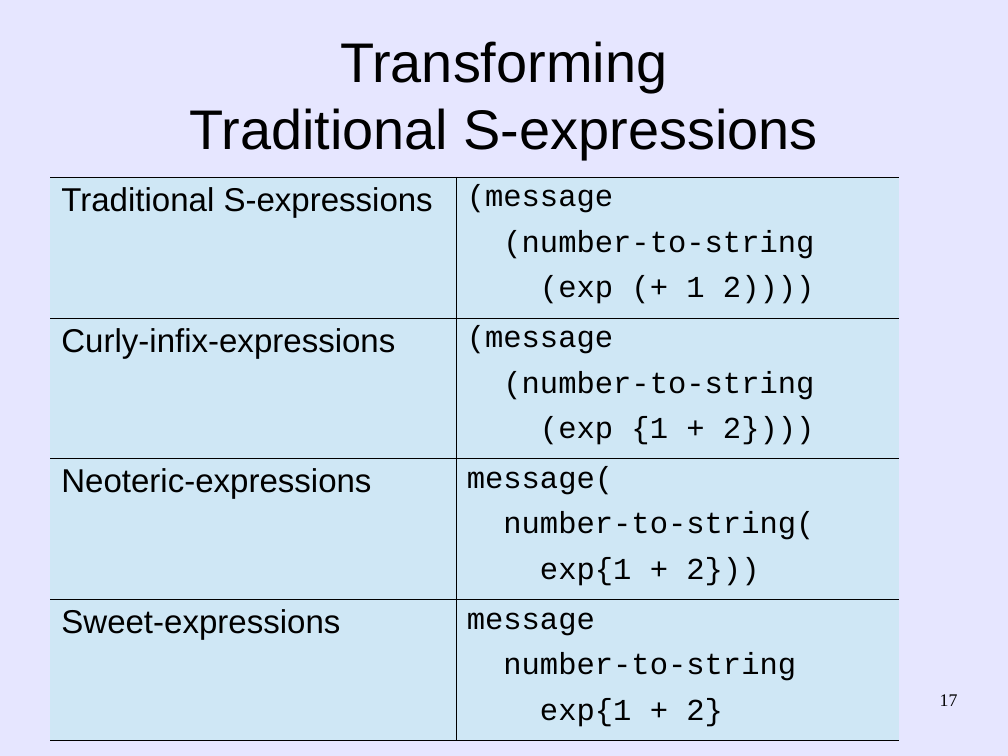
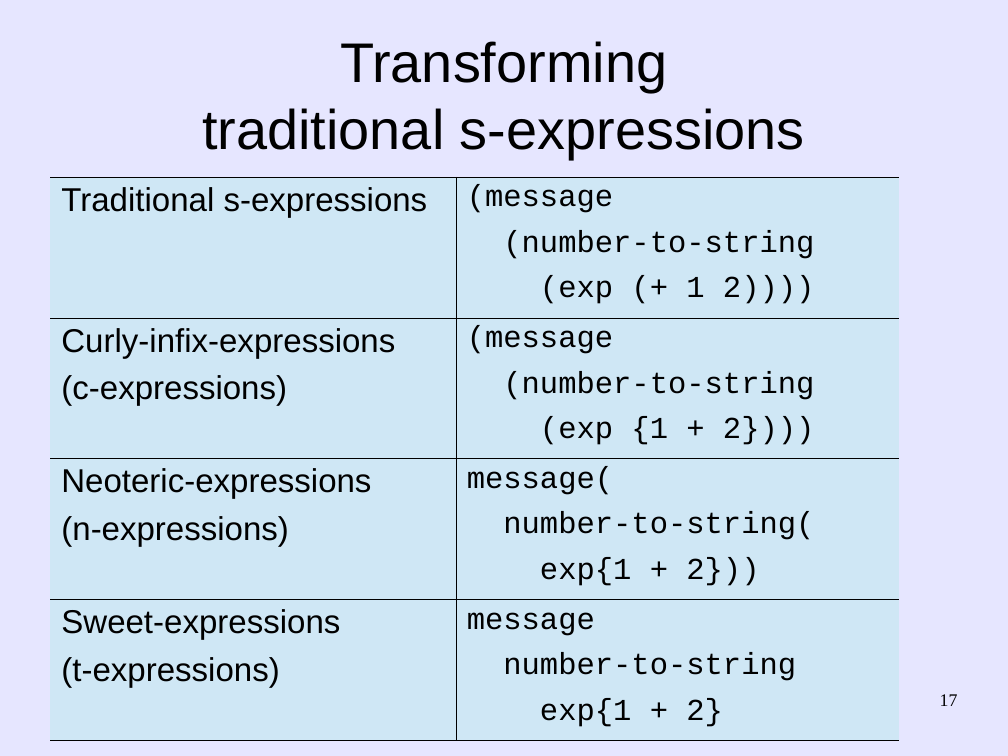
Before and after one commit to martin12333/Readable-Lisp-S-expressions, a slide deck: slide 17 of readable-s-expressions.odp. Drawn at 1008x756 pixels with LibreOffice and Linux fonts; fonts in the diff are those of the drawing. Boxes give left, top, right and bottom in pixels: in the first picture for what was removed or moved away, otherwise in the second. Text is boxed around its words. In the diff, an @@ line names an element or a change of style, - is before the commit and + after.

Commit message:
readable-s-expressions.odp: Improve presentation
  - Make it more consistent with SRFI-105 and SRFI-110, e.g.,
    empty lines are only spaces and tabs (not "!").
  - Make sweet-expressions and s-expressions side-by-side so that
    it's easier to visually compare them.

```diff
--- a/readable-s-expressions.odp
+++ b/readable-s-expressions.odp
@@ title at [202,41,805,159]: text changed @@
-Transforming
-Traditional S-expressions
+Transforming
+traditional s-expressions
@@ table at [50,177,899,731] @@
-row 1, column 1: Traditional S-expressions
+row 1, column 1: Traditional s-expressions
-row 2, column 1: Curly-infix-expressions
+row 2, column 1: Curly-infix-expressions / (c-expressions)
-row 3, column 1: Neoteric-expressions
+row 3, column 1: Neoteric-expressions / (n-expressions)
-row 4, column 1: Sweet-expressions
+row 4, column 1: Sweet-expressions / (t-expressions)
```
Also in this commit, not shown: 22 other slides changed, 3 slides added, 2 slides removed.
